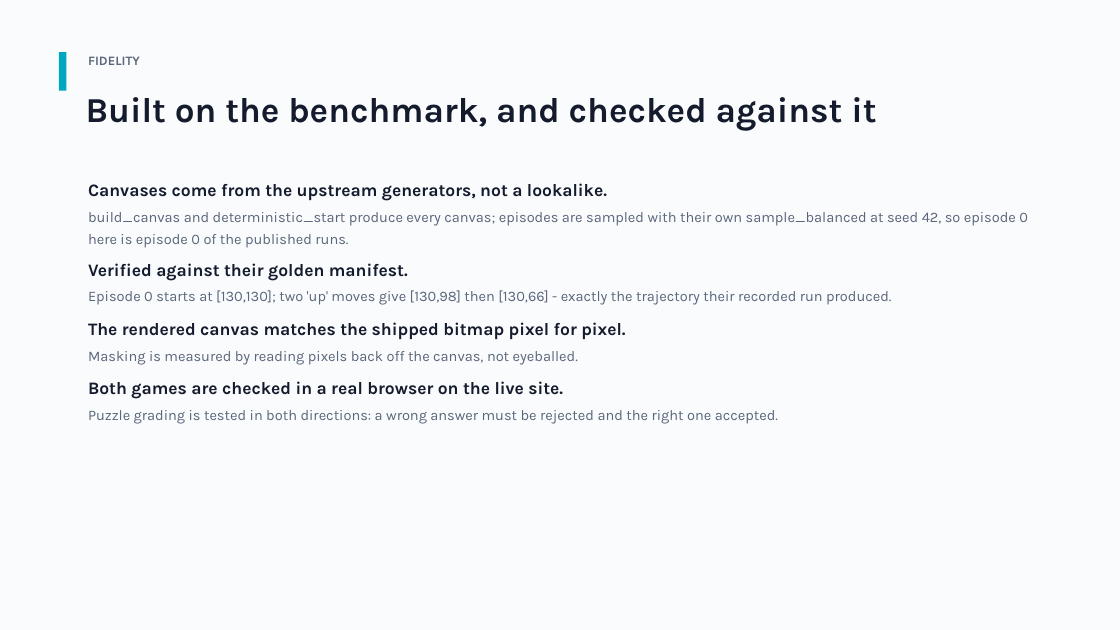
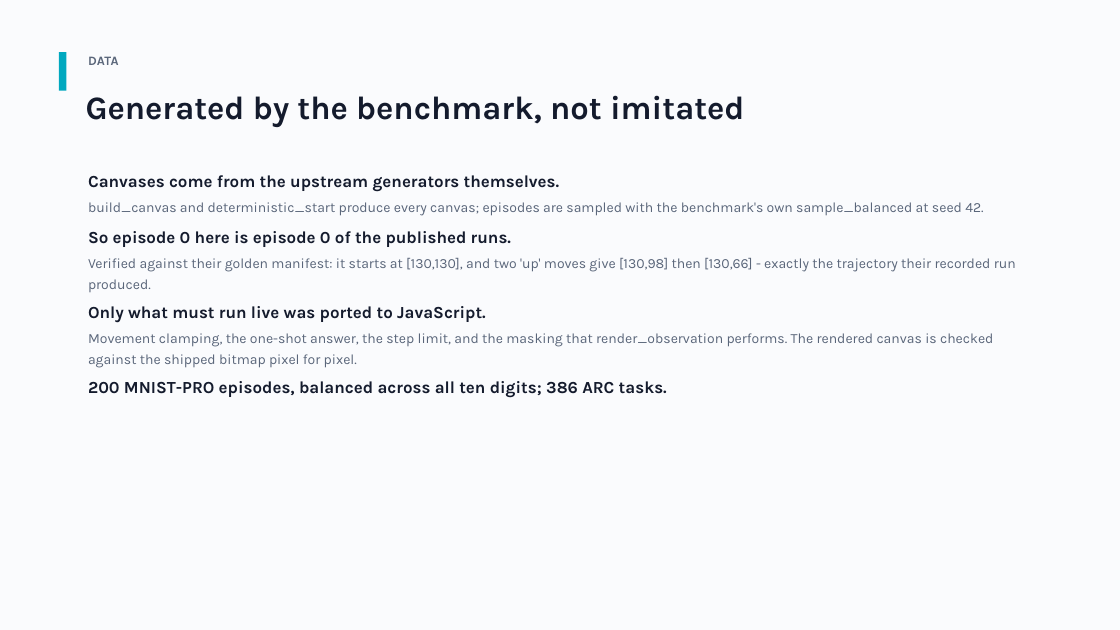
Before and after one commit to panandi/mnistpro, a slide deck: slide 15 of docs/MNIST-PRO-overview.pptx (slide 9 before the commit). Drawn at 1120x630 pixels with LibreOffice and Linux fonts; fonts in the diff are those of the drawing. Boxes give left, top, right and bottom in pixels: in the first picture for what was removed or moved away, otherwise in the second. Text is boxed around its words. In the diff, an @@ line names an element or a change of style, - is before the commit and + after.

```diff
--- a/docs/MNIST-PRO-overview.pptx
+++ b/docs/MNIST-PRO-overview.pptx
@@ text at bbox=[88, 56, 119, 65]: text changed @@
-FIDELITY
+DATA
@@ text at bbox=[86, 95, 745, 127]: text changed; size 30 to 28 pt @@
-Built on the benchmark, and checked against it
+Generated by the benchmark, not imitated
@@ text at bbox=[88, 175, 560, 192]: text changed; size 15 to 14.5 pt @@
-Canvases come from the upstream generators, not a lookalike.
+Canvases come from the upstream generators themselves.
@@ text at bbox=[88, 202, 983, 216]: text changed; size 12.5 to 12 pt @@
-build_canvas and deterministic_start produce every canvas; episodes are sampled with their own sample_balanced at seed 42, so episode 0 here is episode 0 of the published runs.
+build_canvas and deterministic_start produce every canvas; episodes are sampled with the benchmark's own sample_balanced at seed 42.
@@ text at bbox=[88, 231, 511, 247]: text changed; size 15 to 14.5 pt @@
-Verified against their golden manifest.
+So episode 0 here is episode 0 of the published runs.
@@ text at bbox=[88, 258, 1016, 292]: text changed; size 12.5 to 12 pt @@
-Episode 0 starts at [130,130]; two 'up' moves give [130,98] then [130,66] - exactly the trajectory their recorded run produced.
+Verified against their golden manifest: it starts at [130,130], and two 'up' moves give [130,98] then [130,66] - exactly the trajectory their recorded run produced.
@@ text at bbox=[88, 306, 486, 323]: text changed; size 15 to 14.5 pt @@
-The rendered canvas matches the shipped bitmap pixel for pixel.
+Only what must run live was ported to JavaScript.
@@ text at bbox=[88, 333, 993, 368]: text changed; size 12.5 to 12 pt @@
-Masking is measured by reading pixels back off the canvas, not eyeballed.
+Movement clamping, the one-shot answer, the step limit, and the masking that render_observation performs. The rendered canvas is checked against the shipped bitmap pixel for pixel.
@@ text at bbox=[88, 381, 667, 398]: text changed; size 15 to 14.5 pt @@
-Both games are checked in a real browser on the live site.
+200 MNIST-PRO episodes, balanced across all ten digits; 386 ARC tasks.
@@ text removed at bbox=[88, 410, 778, 424] @@
-Puzzle grading is tested in both directions: a wrong answer must be rejected and the right one accepted.
```
Also in this commit, not shown: 8 other slides changed, 10 slides added, 2 slides removed.
